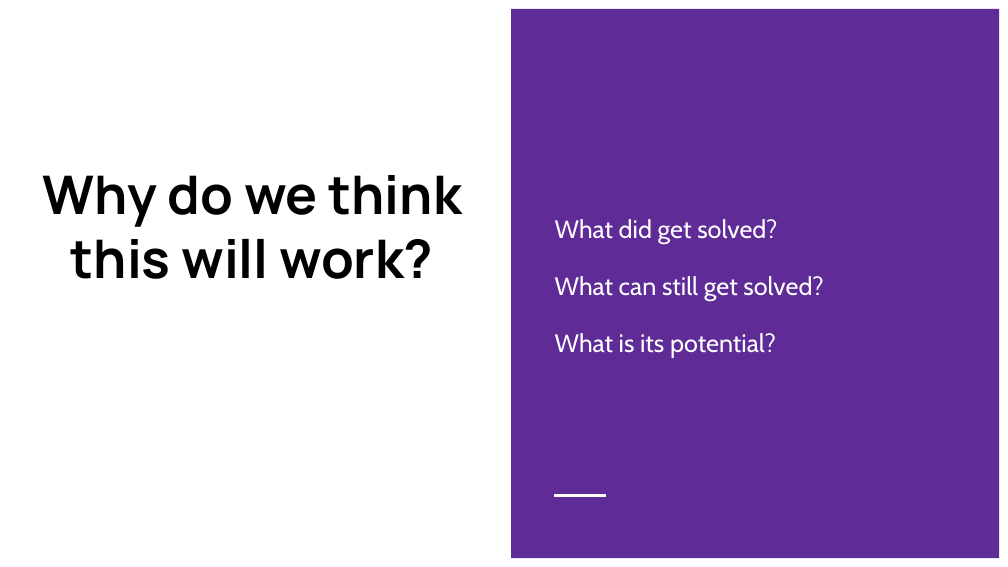
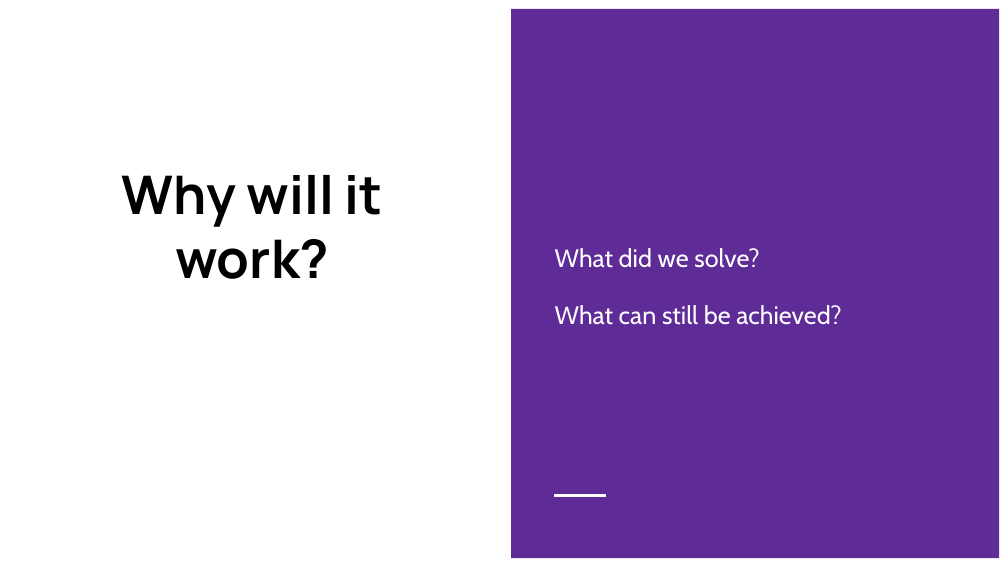
Before and after one commit to Glasgow19/team-5, a slide deck: slide 5 of presentation.pptx. Drawn at 1008x567 pixels with LibreOffice and Linux fonts; fonts in the diff are those of the drawing. Boxes give left, top, right and bottom in pixels: in the first picture for what was removed or moved away, otherwise in the second. Text is boxed around its words. In the diff, an @@ line names an element or a change of style, - is before the commit and + after.

```diff
--- a/presentation.pptx
+++ b/presentation.pptx
@@ title at [121,175,383,279]: text changed @@
-Why do we think this will work?
+Why will it work?
@@ text at [555,248,841,325]: text changed @@
-What did get solved?
-What can still get solved?
-What is its potential?
+What did we solve?
+What can still be achieved?
```
Also in this commit, not shown: 8 other slides changed, 6 slides added, 2 slides removed.
